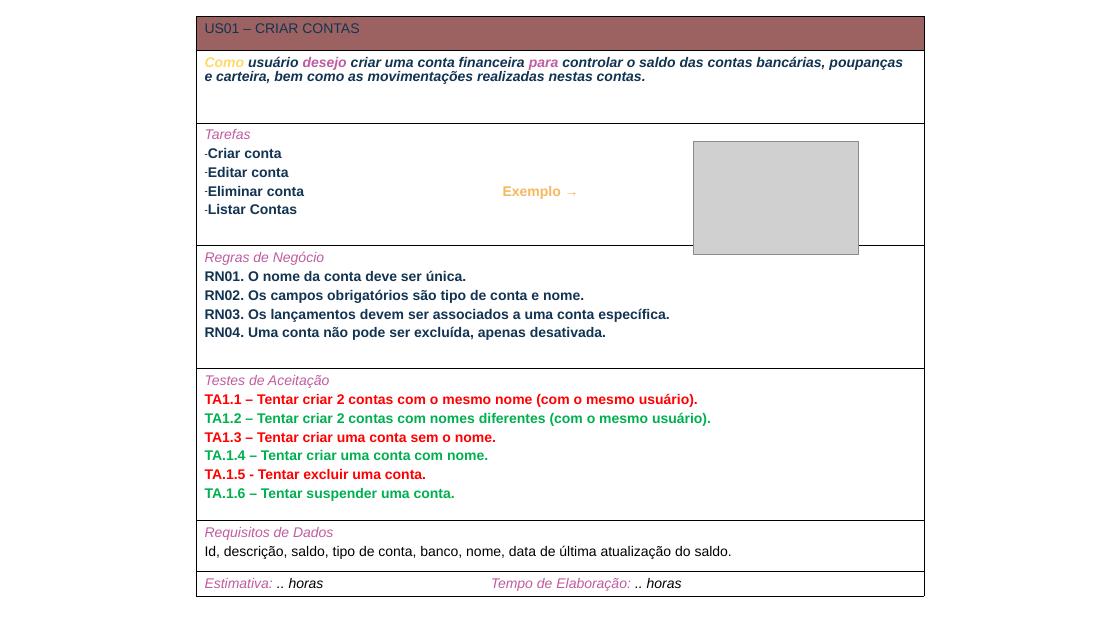
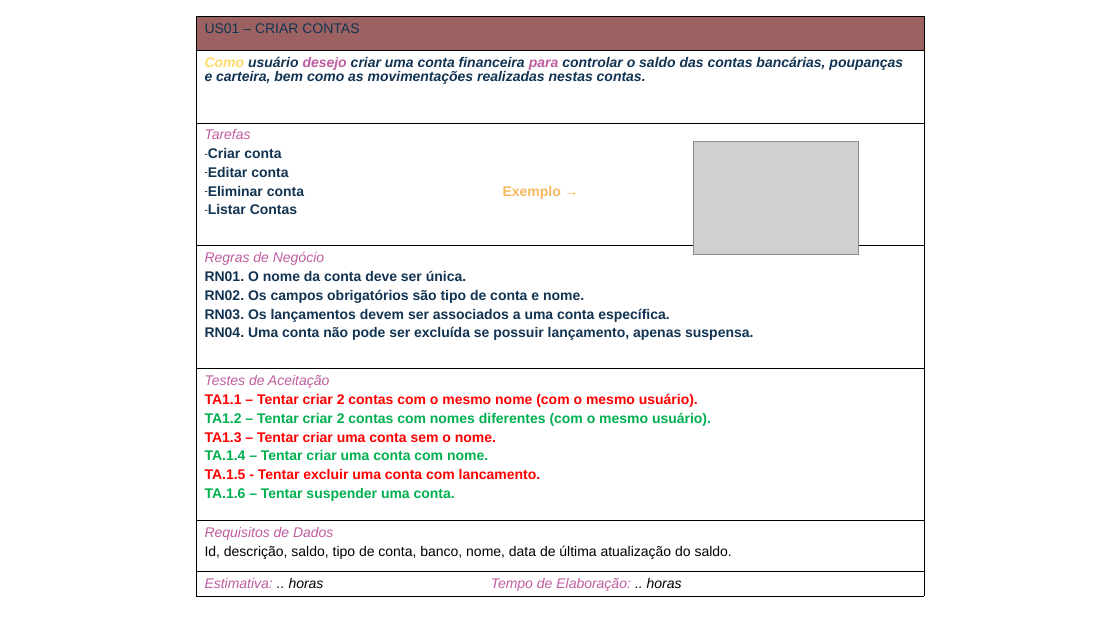
Before and after one commit to evertonschuster/GestaoFinancaPessoal, a slide deck: slide 1 of GestaoFinancaPessoal/GestaoFinancaPessoal/Documentos/525/Apresentação1.pptx. Drawn at 1120x630 pixels with LibreOffice and Linux fonts; fonts in the diff are those of the drawing; grey boxes stand for pictures. Boxes give left, top, right and bottom in pixels: in the first picture for what was removed or moved away, otherwise in the second. Text is boxed around its words. In the diff, an @@ line names an element or a change of style, - is before the commit and + after.

```diff
--- a/GestaoFinancaPessoal/GestaoFinancaPessoal/Documentos/525/Apresentação1.pptx
+++ b/GestaoFinancaPessoal/GestaoFinancaPessoal/Documentos/525/Apresentação1.pptx
@@ table at (x1=197, y1=17, x2=924, y2=613) @@
-row 4, column 1: Regras de Negócio / RN01. O nome da conta deve ser única. / RN02. Os campos obrigatórios são tipo de conta e nome. / RN03. Os lançamentos devem ser associados a uma conta específica. / RN04. Uma conta não pode ser excluída, apenas desativada.
+row 4, column 1: Regras de Negócio / RN01. O nome da conta deve ser única. / RN02. Os campos obrigatórios são tipo de conta e nome. / RN03. Os lançamentos devem ser associados a uma conta específica. / RN04. Uma conta não pode ser excluída se possuir lançamento, apenas suspensa.
-row 5, column 1: Testes de Aceitação / TA1.1 – Tentar criar 2 contas com o mesmo nome (com o mesmo usuário). / TA1.2 – Tentar criar 2 contas com nomes diferentes (com o mesmo usuário). / TA1.3 – Tentar criar uma conta sem o nome. / TA.1.4 – Tentar criar uma conta com nome. / TA.1.5 - Tentar excluir uma conta. / TA.1.6 – Tentar suspender uma conta.
+row 5, column 1: Testes de Aceitação / TA1.1 – Tentar criar 2 contas com o mesmo nome (com o mesmo usuário). / TA1.2 – Tentar criar 2 contas com nomes diferentes (com o mesmo usuário). / TA1.3 – Tentar criar uma conta sem o nome. / TA.1.4 – Tentar criar uma conta com nome. / TA.1.5 - Tentar excluir uma conta com lancamento. / TA.1.6 – Tentar suspender uma conta.
```
Also in this commit, not shown: 1 other slide changed.
